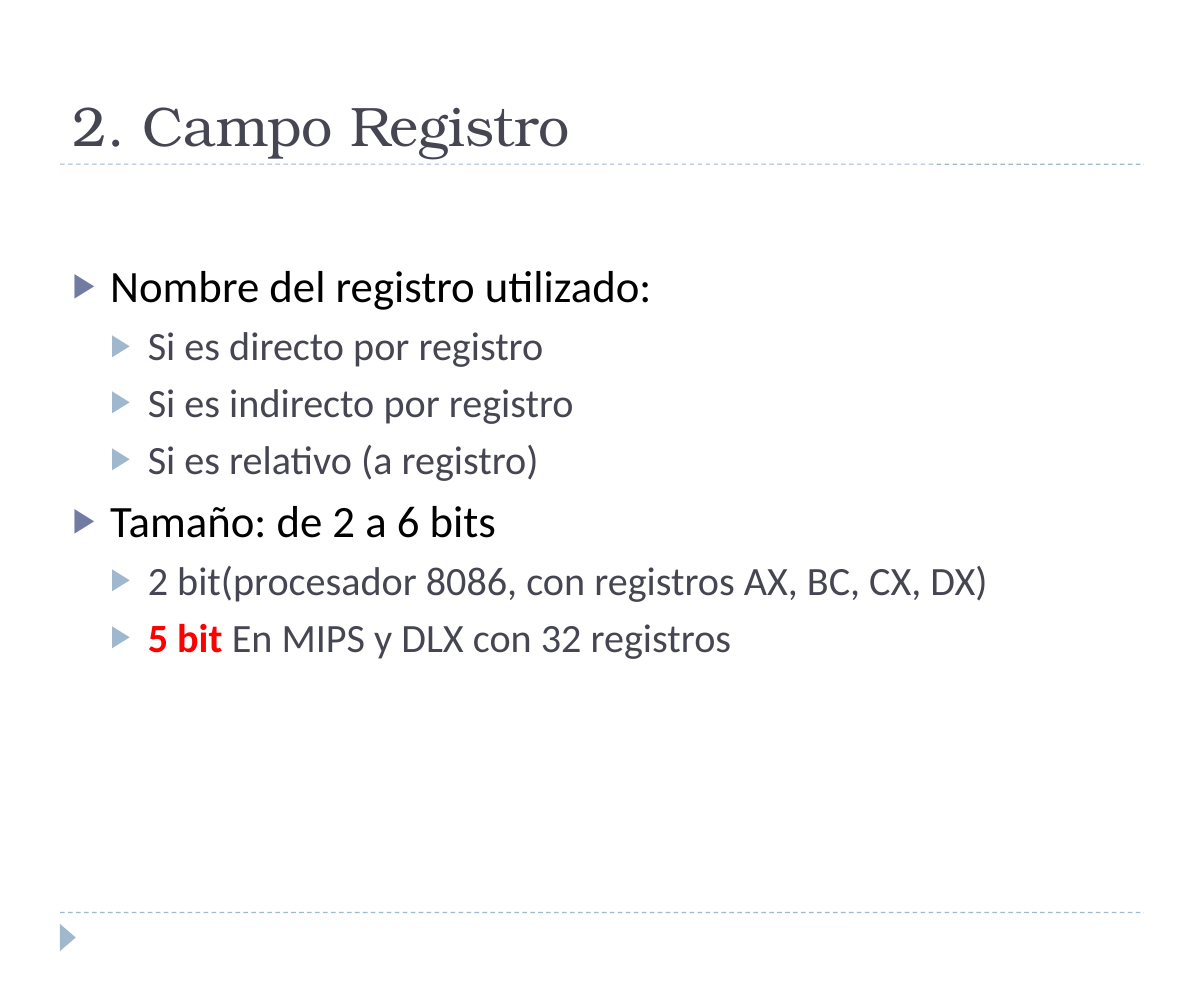
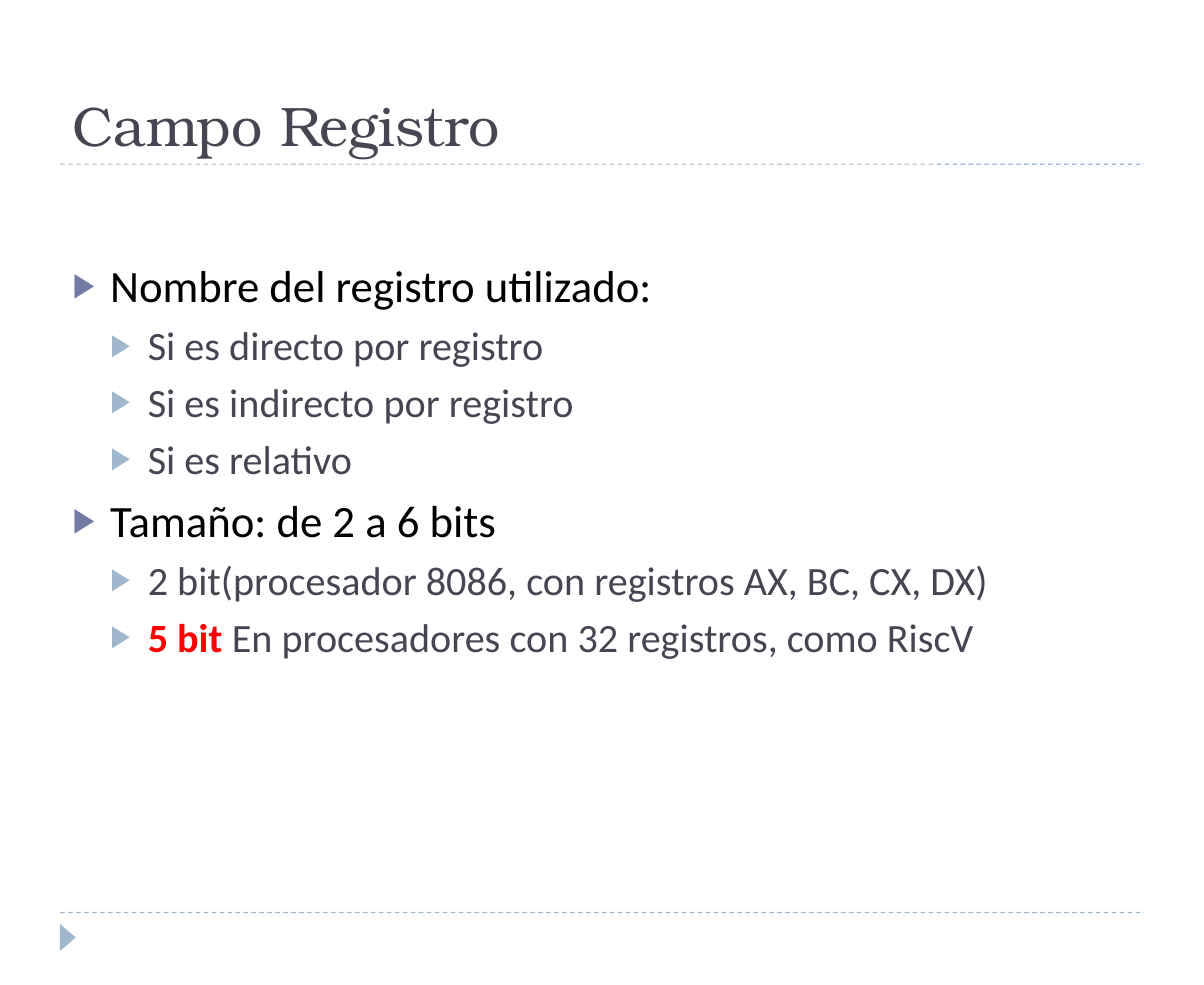
Before and after one commit to luisfromero/fucomp, a slide deck: slide 96 of temas/tema2.pptx (slide 97 before the commit). Drawn at 1204x985 pixels with LibreOffice and Linux fonts; fonts in the diff are those of the drawing. Boxes give left, top, right and bottom in pixels: in the first picture for what was removed or moved away, otherwise in the second. Text is boxed around its words. In the diff, an @@ line names an element or a change of style, - is before the commit and + after.

```diff
--- a/temas/tema2.pptx
+++ b/temas/tema2.pptx
@@ title at <box>73,107,499,159</box>: text changed @@
-2. Campo Registro
+Campo Registro
@@ text at <box>148,446,352,475</box>: text changed @@
-  ▶ Si es relativo (a registro)
+  ▶ Si es relativo
@@ text at <box>148,624,973,659</box>: text changed @@
-  ▶ 5 bit En MIPS y DLX con 32 registros
+  ▶ 5 bit En procesadores con 32 registros, como RiscV
```
Also in this commit, not shown: 15 other slides changed, 26 slides added, 14 slides removed, 5 other files.
